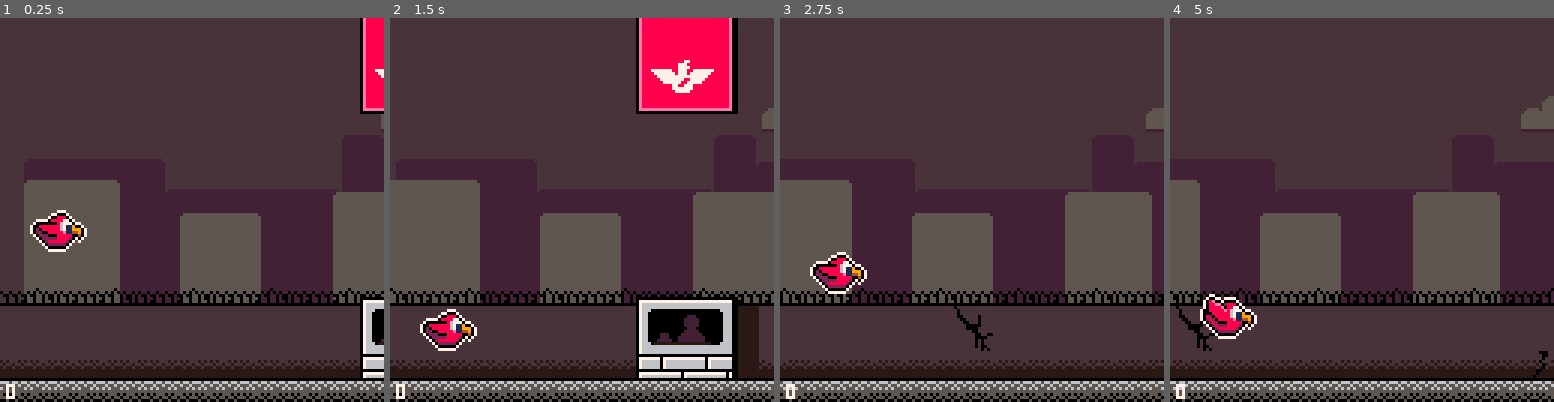
Above: before the commit, frames 1-4 (left to right).
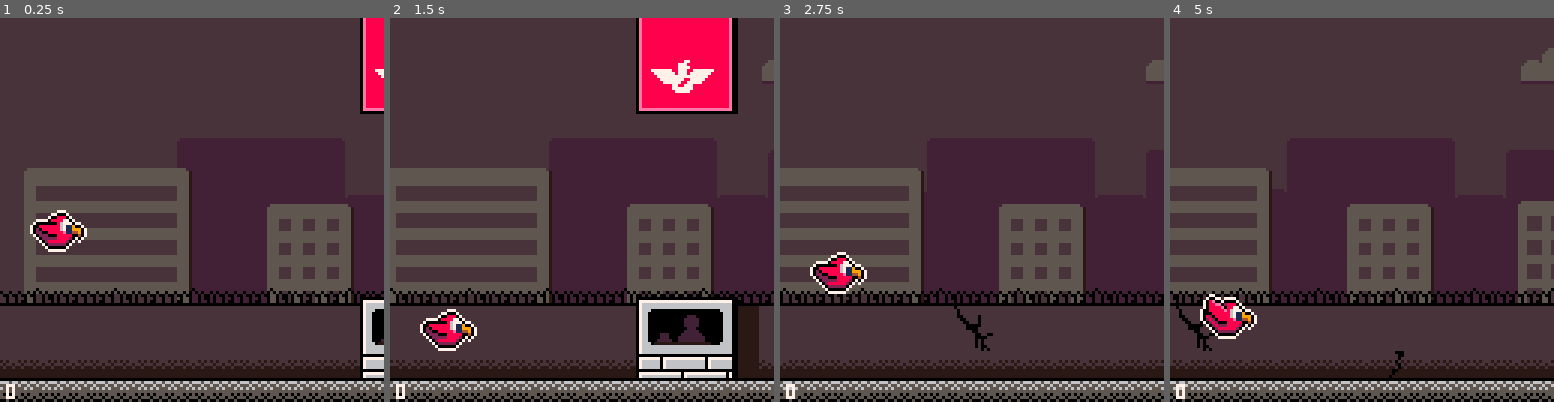
Above: after the commit, the same moments.

Repository: pixelrip/flappy
Game: PICO-8 cartridge flappy.p8
Same seed, same stepped clock (60 frames per second), same inputs: the game is played once before the commit and once after it.
Inputs:
- Up to frame 1 (0.25 s): no input
- Up to frame 2 (1.5 s): tap X (X key) at 0.33, 1.07 s; tap O (Z key) at 0.7 s
- Up to frame 3 (2.75 s): tap O (Z key) at 1.7, 2.1, 2.5 s; tap X (X key) at 1.85 s
- Up to frame 4 (5 s): tap O (Z key) every 0.4 s from 2.9 to 4.9 s; tap X (X key) at 2.97, 4.08 s

The runs differ from the first frame. In frame 1, 17% of the frame differs, in the area x 6-100%, y 25-75%; in frame 2, 20%; in frame 3, 20%; in frame 4, 20%, in the area x 0-100%, y 7-94%.

Commit message:
Update buildings.lua

Diff:
--- a/src/buildings.lua
+++ b/src/buildings.lua
@@ -48,6 +48,7 @@
                 self:_draw_building(_m)
             end
         end
+
     end,
 
     reset = function(self)
@@ -86,7 +87,7 @@
         -- Check if rightmost (_rm) building is on screen
         local _rm = _l.buildings[#_l.buildings]
 
-        if _rm.x + _rm.w > 127 then
+        if _rm.x + _rm.w < 127 then
             -- Add new building to the right
             local _x = _rm.x + _rm.w
 
@@ -99,28 +100,80 @@
     end,
 
     _spawn_building = function(self, _x, _l)
+
+        local _wh = rnd_between(3, 6)
+        local _wg = rnd_between(2, 4)
+        local _wn = rnd_between(2, 10)
+        local _h = rnd_between(_l.h_min, _l.h_max)
         local _w = rnd_between(_l.w_min, _l.w_max)
-        local _h = rnd_between(_l.h_min, _l.h_max)
 
-        log( "spawn building: x:".._x.." w:".._w.." h:".._h )
+        -- 50/50 chance to have window squares
+        local _windows = false
+        if rnd() > 0.5 then
+            _windows = true
+            _w = (_wn * (_wh + _wg)) + _wg
+        end
+
 
         add(_l.buildings, {
             x = _x,
             w = _w,
             h = _h,
             color = _l.color,
+            gap = _l.gap,
+            windows = _windows,
+            wh = _wh,
+            wg = _wg,
+            wn = _wn,
         })
 
         return _w
     end,
 
-    _draw_building = function(self, opts)
-        opts = opts or {}
-        local _h = opts.h or 42
-        local _w = opts.w or 42
-        local _x = opts.x or 0
-        local _color = opts.color or 12
+    _draw_building = function(self, _b)
+        _b = _b or {}
+        local _h = _b.h or 42
+        local _w = _b.w or 42
+        local _x = _b.x or 0
+        local _color = _b.color or 12
 
         rrectfill(_x, 96-_h, _w, _h, 1, _color)
+
+        if _b.gap then
+
+            -- Shadow line
+            local _lx = _x + _w
+            local _ly0 = 97 - _h
+            local _ly1 = 96
+
+            line(_lx, _ly0, _lx, _ly1, 3)
+
+            -- Windows
+            local _wg = _b.wg
+            local _wh = _b.wh
+            local _wn = _b.wn
+
+            local _row = _wh + _wg
+            local _count = flr(_h / _row)
+
+            for i = 1, _count do
+                local _wx = _x + _wg
+                local _ww = _w - _wg * 2
+                local _wy = 93 - _h + (i * (_wh+_wg))
+
+                if _b.windows then
+                    for j = 1, _wn do
+                        rrectfill(_wx, _wy, _wh, _wh, 0, 15)
+                        _wx += _wh + _wg
+                    end
+                else
+                    rrectfill(_wx, _wy, _ww, _wh, 0, 15)
+                end
+
+            end
+
+        end
+
+
     end,
 }
